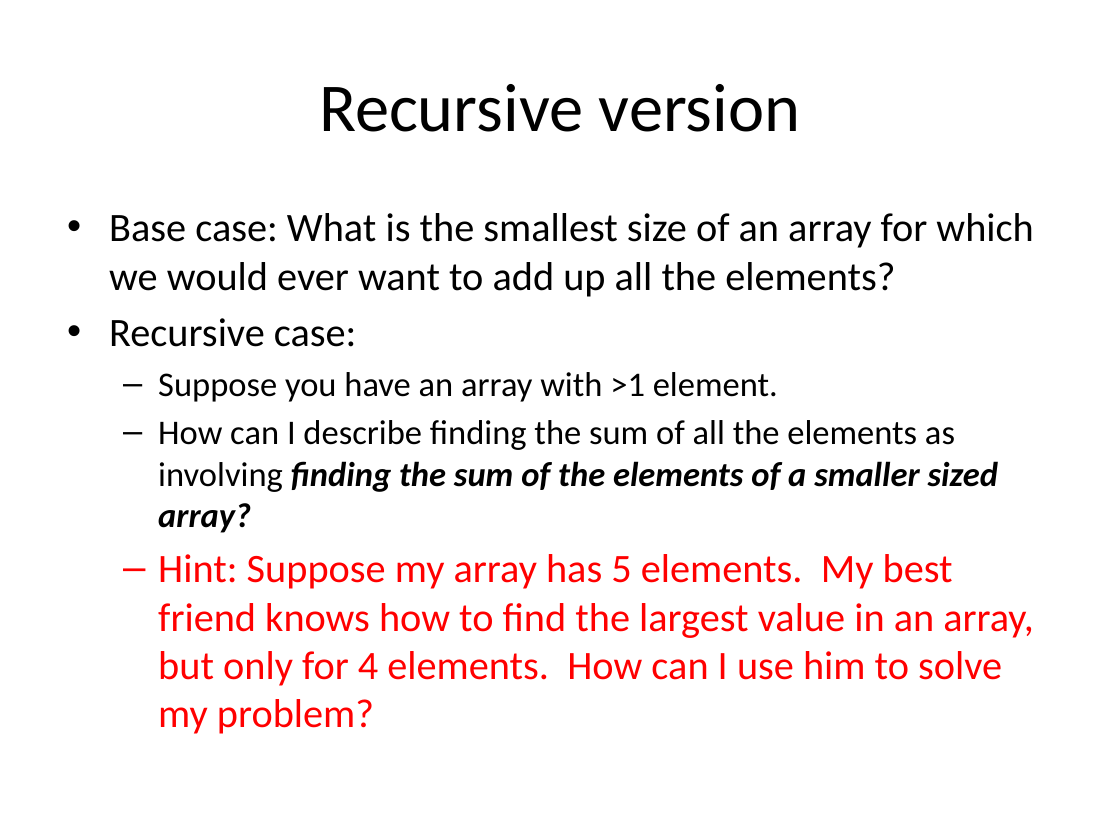
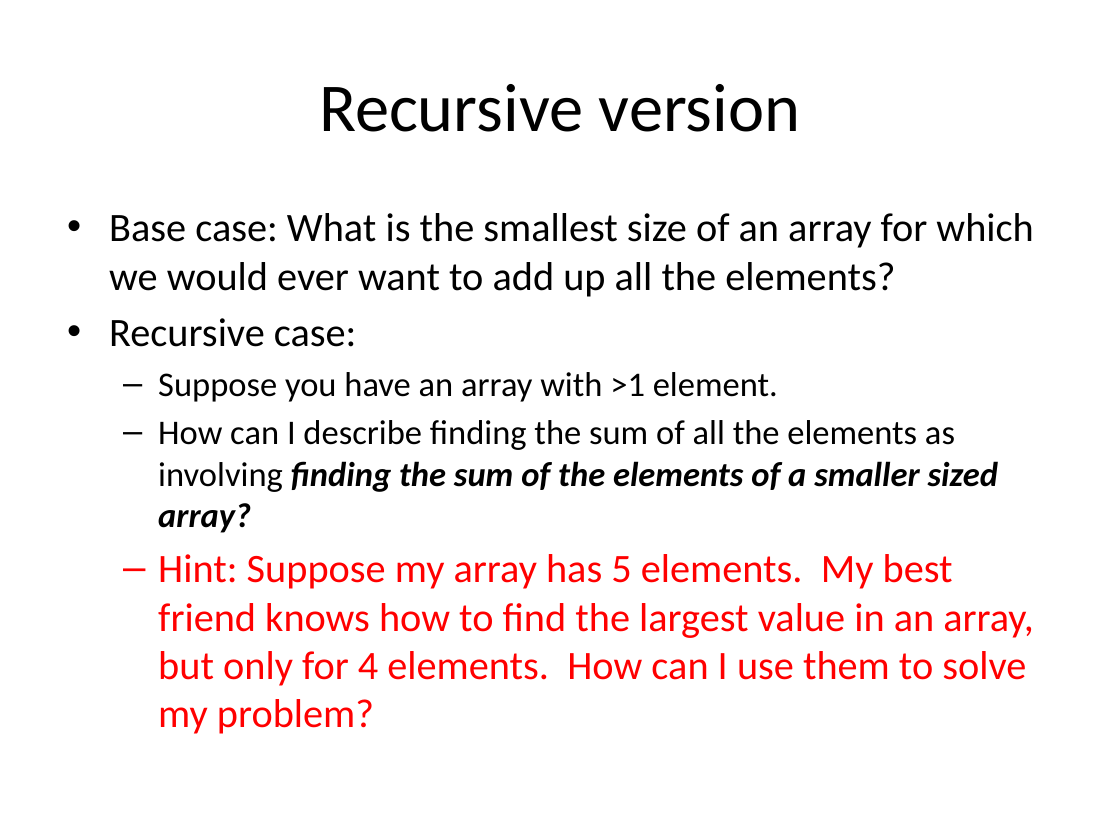
Before and after one commit to pkirlin/pl-s23, a slide deck: slide 3 of lectures/recursion/day4-binsearch-slides.pptx. Drawn at 1120x840 pixels with LibreOffice and Linux fonts; fonts in the diff are those of the drawing. Boxes give left, top, right and bottom in pixels: in the first picture for what was removed or moved away, otherwise in the second. Text is boxed around its words. In the diff, an @@ line names an element or a change of style, - is before the commit and + after.

```diff
--- a/lectures/recursion/day4-binsearch-slides.pptx
+++ b/lectures/recursion/day4-binsearch-slides.pptx
@@ text at (x1=158, y1=554, x2=1034, y2=734): text changed @@
-  – Hint: Suppose my array has 5 elements. My best friend knows how to find the largest value in an array, but only for 4 elements. How can I use him to solve my problem?
+  – Hint: Suppose my array has 5 elements. My best friend knows how to find the largest value in an array, but only for 4 elements. How can I use them to solve my problem?
```
Also in this commit, not shown: 1 other slide changed, 29 other files.
